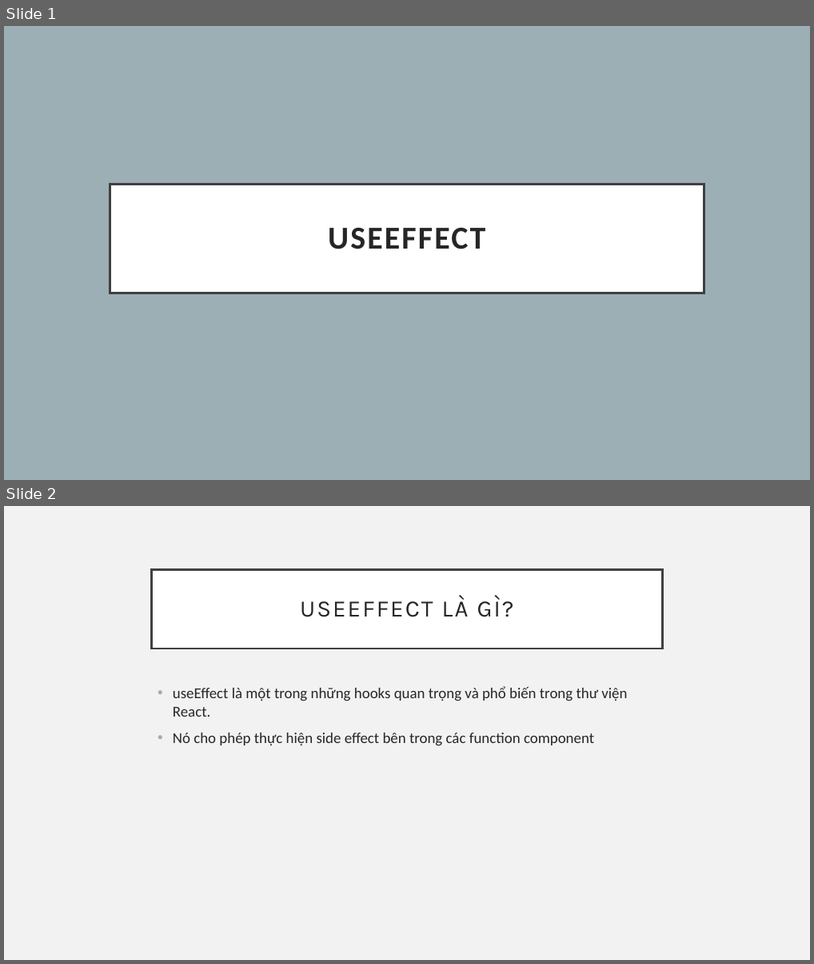
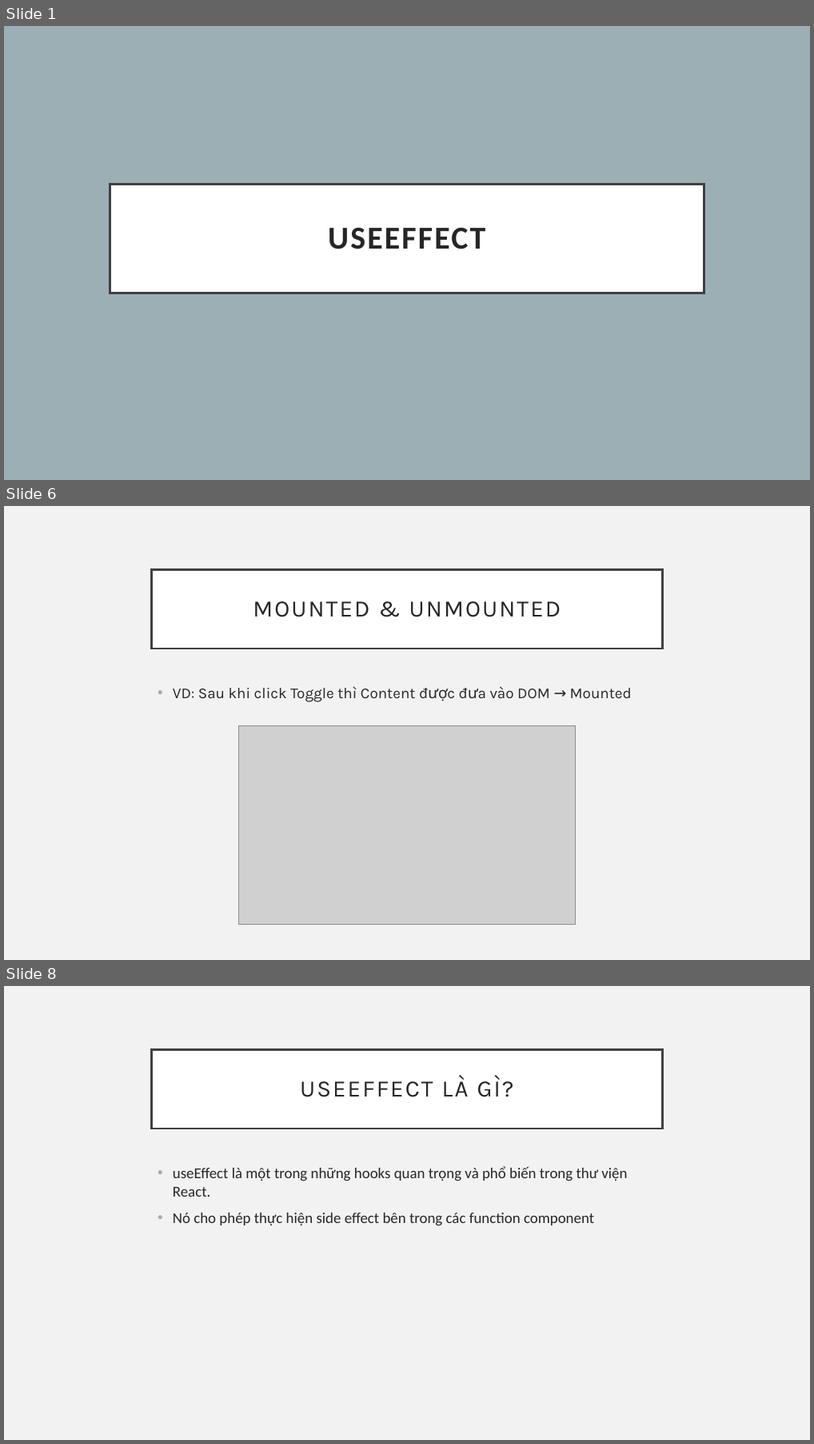
Before and after one commit to sobbingwind/React, a slide deck: 15_useEffect.pptx. Shown one above the other, each under a label of ours: slides 1 and 2 before the commit, slides 1, 6 and 8 after it; the slides between them are not shown. The pictures are 814x964 and 814x1444 pixels, drawn with LibreOffice and Linux fonts; fonts in the diff are those of the drawing; grey boxes stand for pictures. Boxes give left, top, right and bottom in pixels: in the first picture for what was removed or moved away, otherwise in the second. Text is boxed around its words. In the diff, an @@ line names an element or a change of style, - is before the commit and + after.

```diff
--- a/15_useEffect.pptx
+++ b/15_useEffect.pptx
@@ slide 6 added at bbox=[4, 506, 810, 960], background #F2F2F2 @@
@@ title added at bbox=[152, 569, 662, 648], fill #FFFFFF, outline #404040 2.5 pt, 28 pt, text #262626 @@
+MOUNTED & UNMOUNTED
@@ text added at bbox=[173, 686, 632, 702], 18 pt, text #262626 @@
+• VD: Sau khi click Toggle thì Content được đưa vào DOM → Mounted
@@ picture added at bbox=[239, 725, 576, 924] @@
@@ what was slide 2 is now slide 8 @@
```
Also in this commit, not shown: 1 slide changed, 15 other slides added.
